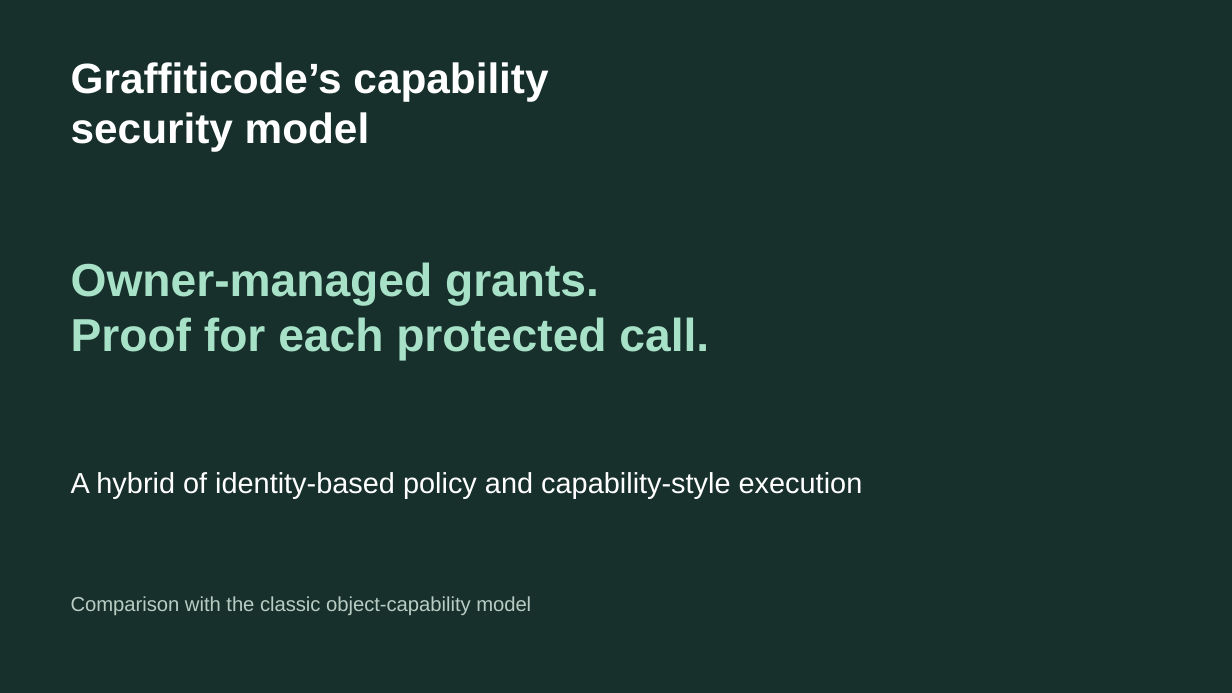
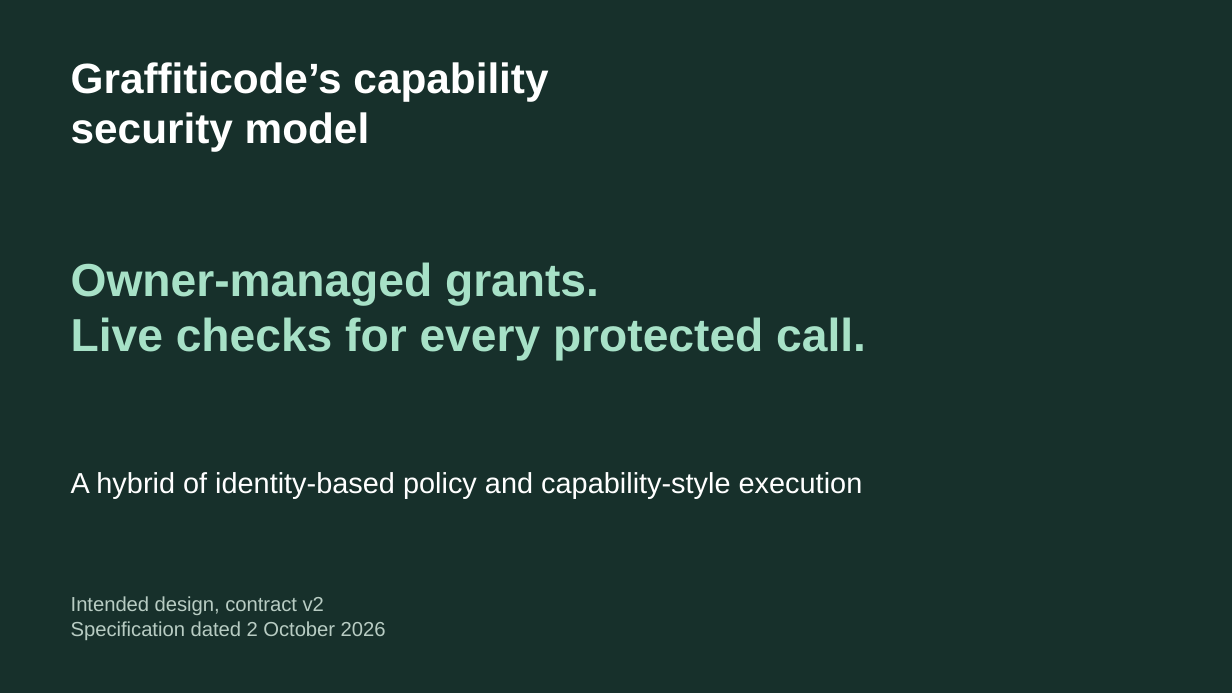
Before and after one commit to graffiticode/graffiticode, a slide deck: slide 1 of docs/graffiticode-capability-security-spacing.pptx. Drawn at 1232x693 pixels with LibreOffice and Linux fonts; fonts in the diff are those of the drawing. Boxes give left, top, right and bottom in pixels: in the first picture for what was removed or moved away, otherwise in the second. Text is boxed around its words. In the diff, an @@ line names an element or a change of style, - is before the commit and + after.

Commit message:
Capability security slide update

```diff
--- a/docs/graffiticode-capability-security-spacing.pptx
+++ b/docs/graffiticode-capability-security-spacing.pptx
@@ text at [71,317,866,361]: text changed @@
-Proof for each protected call.
+Live checks for every protected call.
@@ text at [71,596,386,640]: text changed @@
-Comparison with the classic object-capability model
+Intended design, contract v2
+Specification dated 2 October 2026
```
Also in this commit, not shown: 3 other slides changed, 2 slides added, 2 slides removed.
